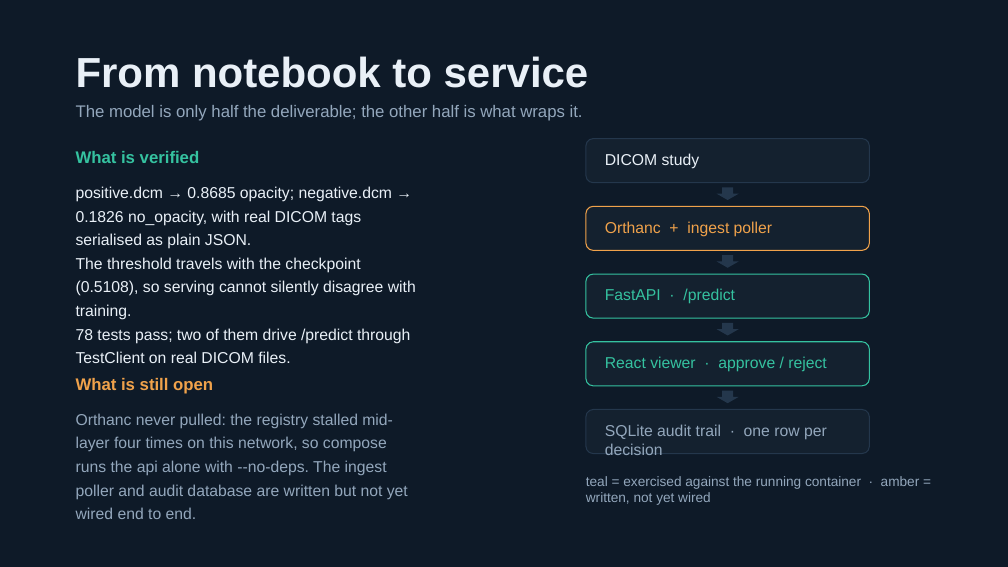
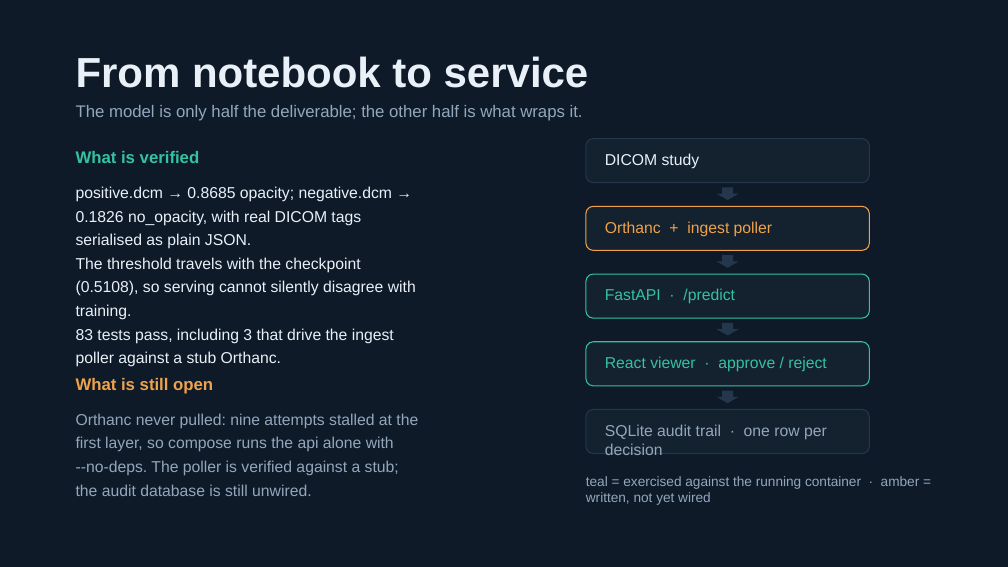
Before and after one commit to Bikashdex/AIML-02-Medical-Imaging-Assist, a slide deck: slide 10 of docs/presentation/AIML-02-Medical-Imaging-Assist.pptx. Drawn at 1008x567 pixels with LibreOffice and Linux fonts; fonts in the diff are those of the drawing. Boxes give left, top, right and bottom in pixels: in the first picture for what was removed or moved away, otherwise in the second. Text is boxed around its words. In the diff, an @@ line names an element or a change of style, - is before the commit and + after.

Commit message:
ingest: prove the poller against a stub Orthanc, and fix the fetch it exposed
The Orthanc image still will not pull (nine attempts, not one layer
completed in 20 minutes), so the chain is verified at the seam instead:
tests/test_ingest.py drives poll_once against a server that speaks
Orthanc's REST shape. That test found fetch_dcm posting a 500 body to
/predict as if it were a study, which is now a raise_for_status.

Viewer and API re-verified against the running container on 8010 with
real browser screenshots; docs and the deck carry the 83-test count and
the container's 7-14 s per-study latency.

```diff
--- a/docs/presentation/AIML-02-Medical-Imaging-Assist.pptx
+++ b/docs/presentation/AIML-02-Medical-Imaging-Assist.pptx
@@ text at <box>76,186,416,367</box>: text changed @@
-positive.dcm → 0.8685 opacity; negative.dcm → 0.1826 no_opacity, with real DICOM tags serialised as plain JSON.
-The threshold travels with the checkpoint (0.5108), so serving cannot silently disagree with training.
-78 tests pass; two of them drive /predict through TestClient on real DICOM files.
+positive.dcm → 0.8685 opacity; negative.dcm →
+0.1826 no_opacity, with real DICOM tags
+serialised as plain JSON.
+The threshold travels with the checkpoint
+(0.5108), so serving cannot silently disagree with
+training.
+83 tests pass, including 3 that drive the ingest
+poller against a stub Orthanc.
@@ text at <box>76,413,418,496</box>: text changed @@
-Orthanc never pulled: the registry stalled mid-layer four times on this network, so compose runs the api alone with --no-deps. The ingest poller and audit database are written but not yet wired end to end.
+Orthanc never pulled: nine attempts stalled at the
+first layer, so compose runs the api alone with
+--no-deps. The poller is verified against a stub;
+the audit database is still unwired.
```
Also in this commit, not shown: 5 other files.
